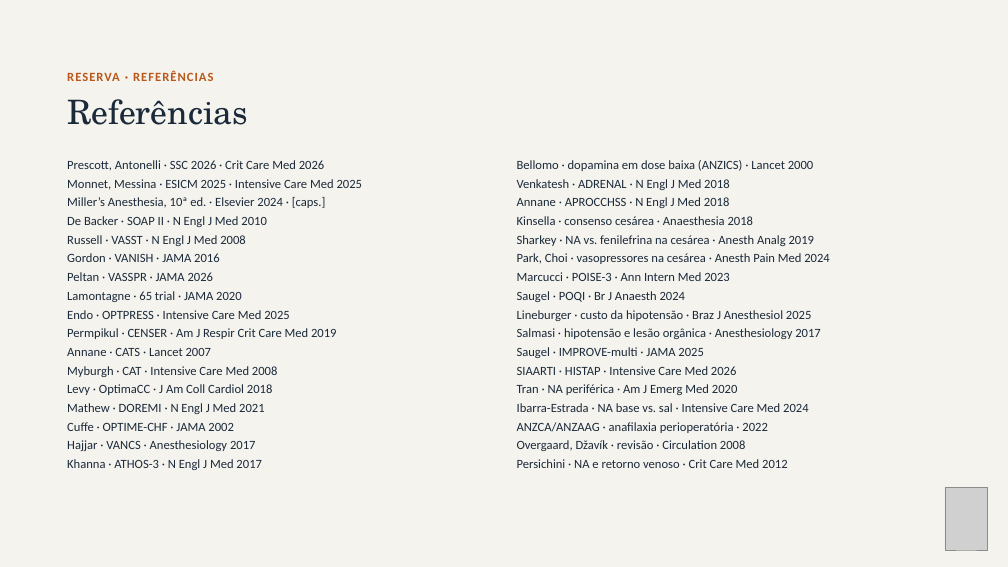
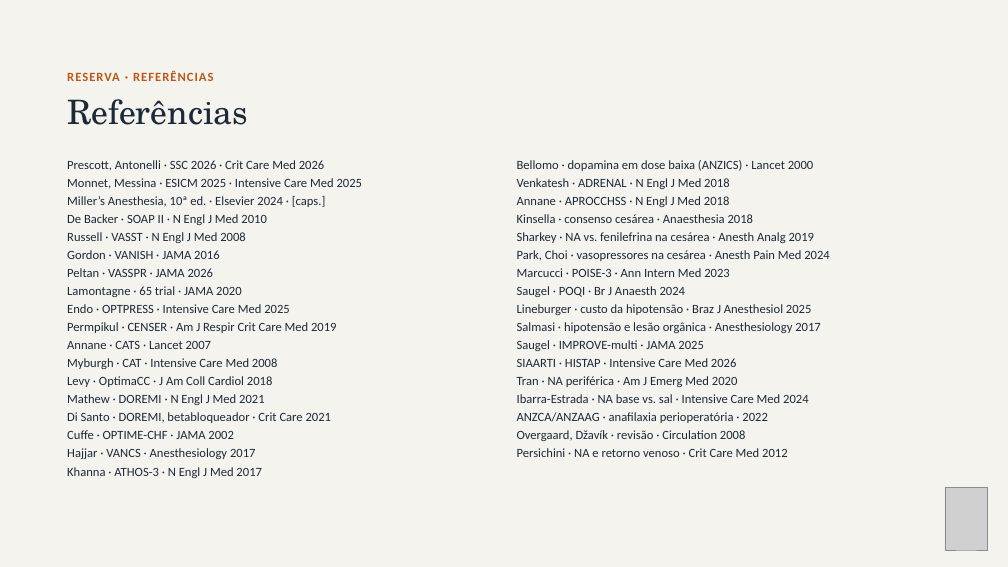
Before and after one commit to brunomoraesdubois-bit/Bruno, a slide deck: slide 30 of apresentacao/Aminas_Vasoativas.pptx (slide 29 before the commit). Drawn at 1008x567 pixels with LibreOffice and Linux fonts; fonts in the diff are those of the drawing; grey boxes stand for pictures. Boxes give left, top, right and bottom in pixels: in the first picture for what was removed or moved away, otherwise in the second. Text is boxed around its words. In the diff, an @@ line names an element or a change of style, - is before the commit and + after.

```diff
--- a/apresentacao/Aminas_Vasoativas.pptx
+++ b/apresentacao/Aminas_Vasoativas.pptx
@@ text "Myburgh · CAT · Intensive ...": place and size @@
-text "Myburgh · CAT · Intensive ..." at bbox=[67, 366, 278, 377]
+text "Myburgh · CAT · Intensive ..." at bbox=[67, 358, 278, 369]
@@ text "SIAARTI · HISTAP · Intensive ...": place and size @@
-text "SIAARTI · HISTAP · Intensive ..." at bbox=[517, 366, 736, 375]
+text "SIAARTI · HISTAP · Intensive ..." at bbox=[517, 358, 736, 367]
@@ text added at bbox=[67, 412, 331, 423], 12 pt, text #1B2A3A @@
+Di Santo · DOREMI, betabloqueador · Crit Care 2021
@@ text "Hajjar · VANCS · Anesthesiology ...": place and size @@
-text "Hajjar · VANCS · Anesthesiology ..." at bbox=[67, 440, 256, 451]
+text "Hajjar · VANCS · Anesthesiology ..." at bbox=[67, 448, 256, 459]
@@ text "Cuffe · OPTIME-CHF · JAMA ...": place and size @@
-text "Cuffe · OPTIME-CHF · JAMA ..." at bbox=[67, 422, 234, 431]
+text "Cuffe · OPTIME-CHF · JAMA ..." at bbox=[67, 430, 234, 439]
@@ line spacing 16.8pt to 16.2pt in 28 elements at bbox=[67, 214, 267, 225], bbox=[517, 214, 754, 223], bbox=[67, 232, 245, 243], bbox=[517, 232, 815, 243], bbox=[67, 250, 220, 259], bbox=[517, 250, 829, 261], bbox=[67, 286, 242, 297], bbox=[67, 268, 214, 277], bbox=[517, 268, 730, 277], bbox=[517, 286, 685, 297], bbox=[67, 304, 289, 313], bbox=[517, 304, 811, 315], bbox=[67, 322, 337, 333], bbox=[67, 341, 212, 349], bbox=[517, 322, 821, 333], bbox=[517, 340, 704, 351], bbox=[67, 467, 262, 478], bbox=[67, 358, 278, 369], bbox=[517, 358, 736, 367], bbox=[67, 376, 273, 387], bbox=[517, 376, 737, 387], bbox=[67, 394, 264, 405], bbox=[67, 448, 256, 459], bbox=[517, 394, 809, 403], bbox=[517, 412, 767, 423], bbox=[67, 430, 234, 439], bbox=[517, 430, 746, 441], bbox=[517, 448, 788, 457] @@
@@ 7 texts: place and size @@
-7 texts at bbox=[67, 384, 809, 468]
+7 texts at bbox=[67, 376, 809, 457]
@@ text "Khanna · ATHOS-3 · N ...": place and size @@
-text "Khanna · ATHOS-3 · N ..." at bbox=[67, 459, 262, 470]
+text "Khanna · ATHOS-3 · N ..." at bbox=[67, 467, 262, 478]
```
Also in this commit, not shown: 7 other slides changed, 1 slide added, 16 other files.
